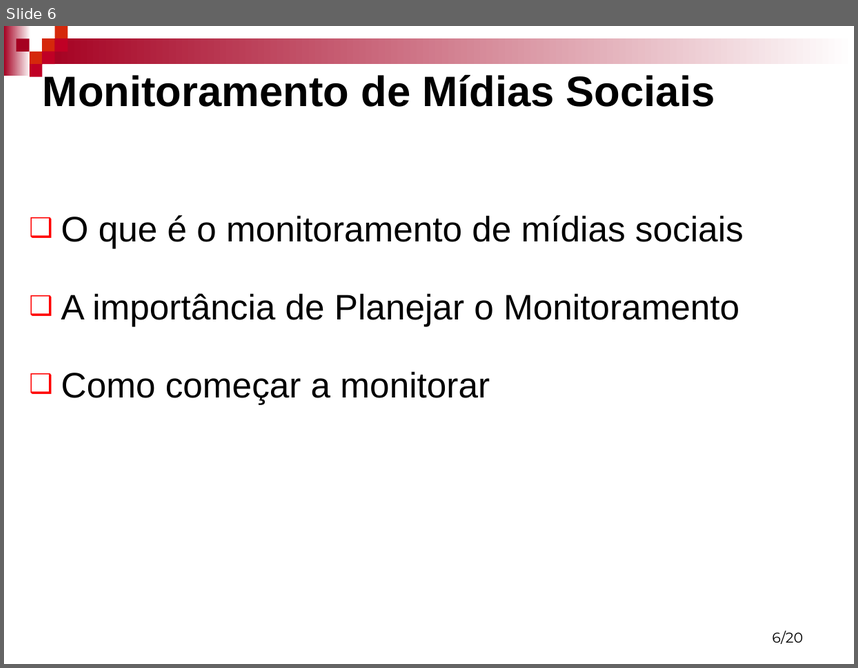
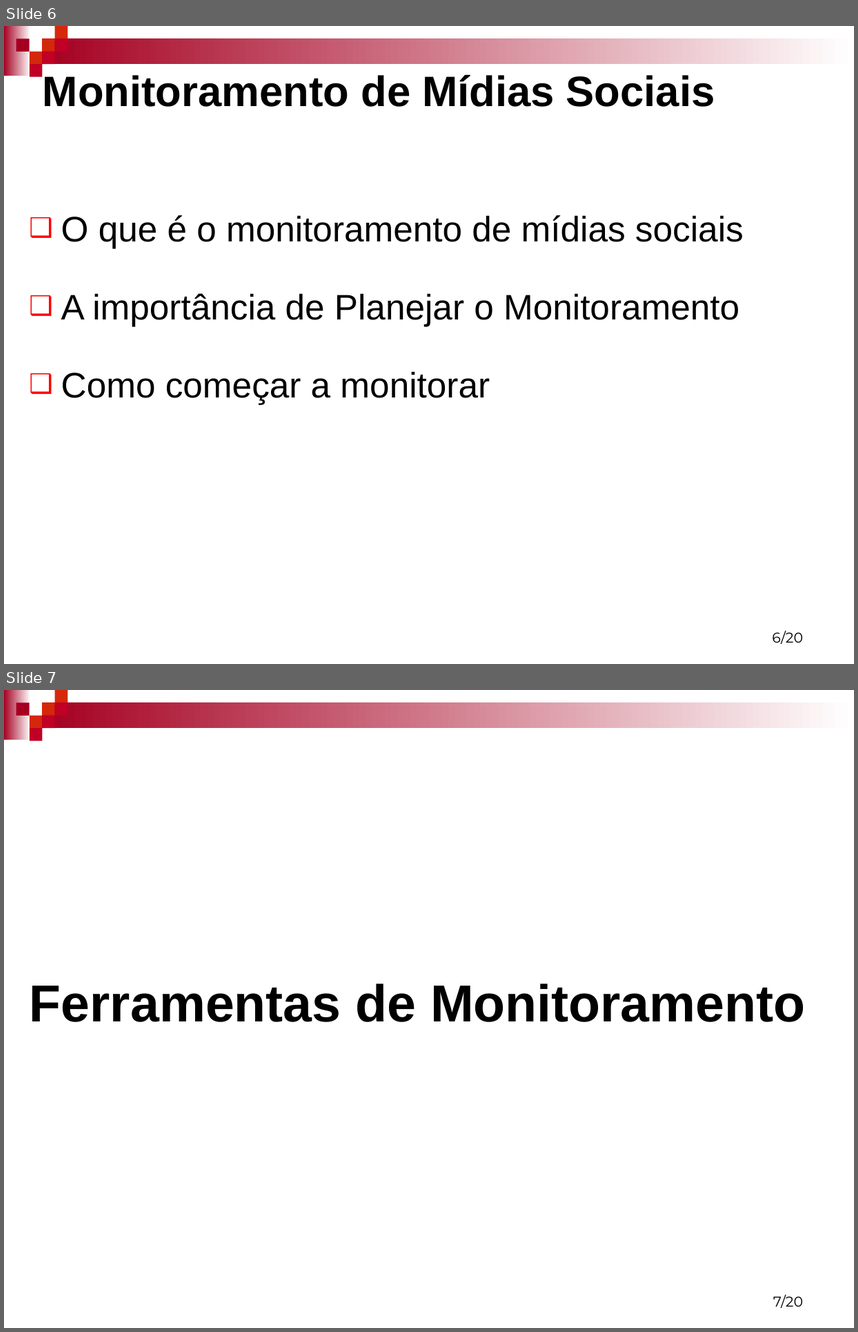
Before and after one commit to mfernado/my-project-socialmonitor, a slide deck: Artigo/Monitoramento de mídias Sociais - Marcos e Robson.ppt. Shown one above the other, each under a label of ours: slide 6 before the commit, slides 6 and 7 after it. The pictures are 858x668 and 858x1332 pixels, drawn with LibreOffice and Linux fonts; fonts in the diff are those of the drawing; background and template pictures are left out. Boxes give left, top, right and bottom in pixels: in the first picture for what was removed or moved away, otherwise in the second. Text is boxed around its words. In the diff, an @@ line names an element or a change of style, - is before the commit and + after.

```diff
--- a/Artigo/Monitoramento de mídias Sociais - Marcos e Robson.ppt
+++ b/Artigo/Monitoramento de mídias Sociais - Marcos e Robson.ppt
@@ slide 7 added at (4, 690, 854, 1328), background #FFFFFF; not listed: 9 template elements that a slide beside it also shows @@
@@ title added at (30, 983, 805, 1022), 44 pt, text #000000, bold @@
+Ferramentas de Monitoramento
@@ page number added at (773, 1294, 803, 1308), 12 pt, text #000000 @@
+7/20
```
Also in this commit, not shown: 1 slide changed, 1 slide removed.
